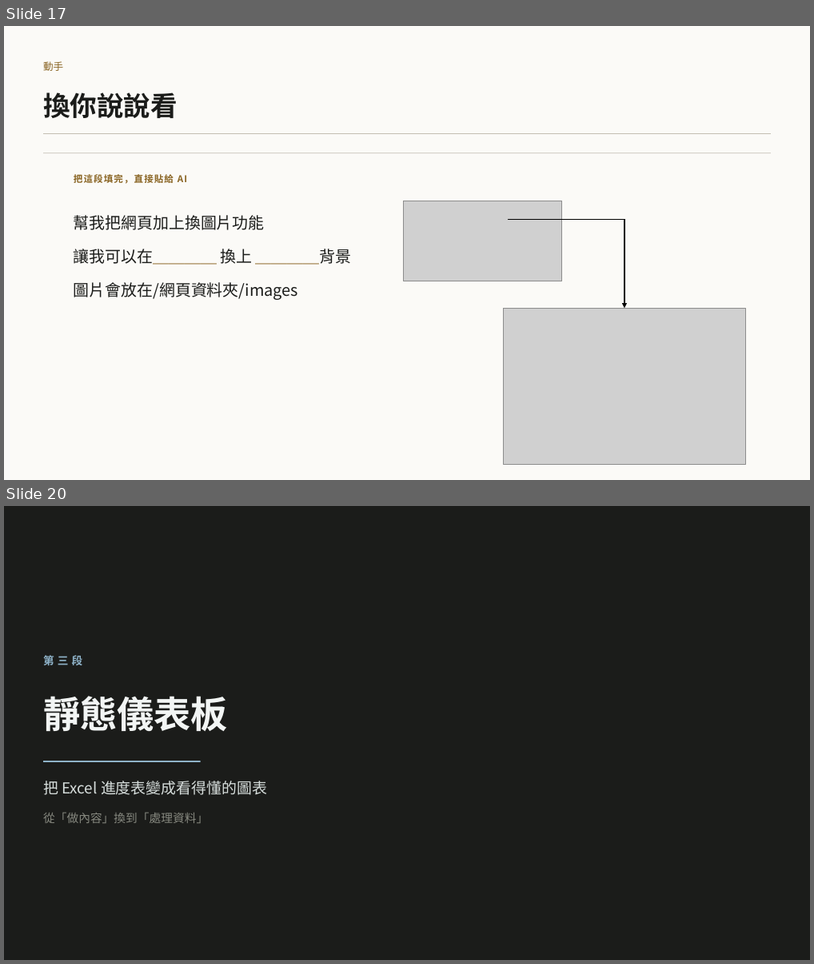
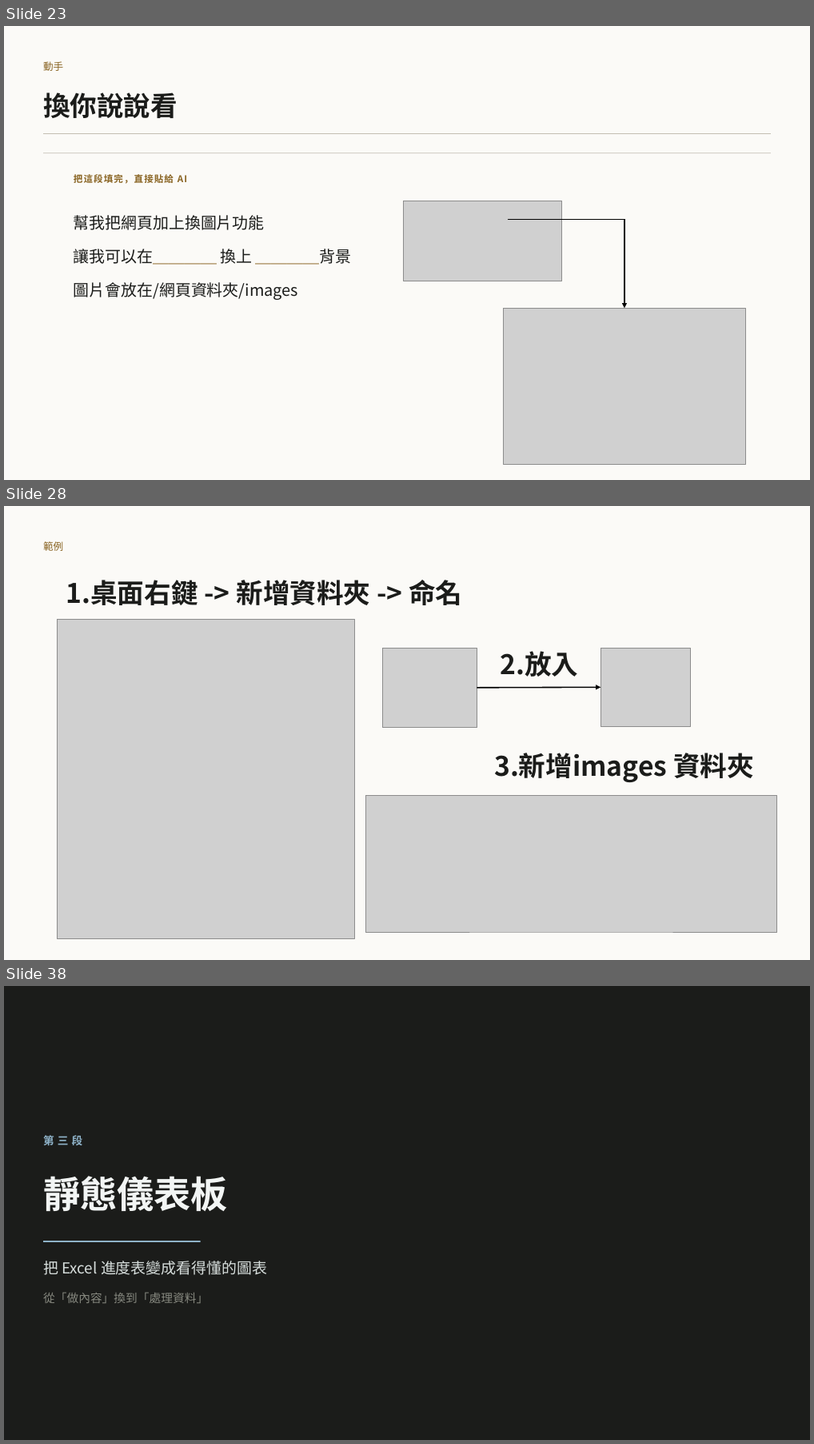
Before and after one commit to b39070566/architectureAiClass, a slide deck: slides/vibe-coding-workshop.pptx. Shown one above the other, each under a label of ours: slides 17 and 20 before the commit, slides 23, 28 and 38 after it; the slides between them are not shown. The pictures are 814x964 and 814x1444 pixels, drawn with LibreOffice and Linux fonts; fonts in the diff are those of the drawing; grey boxes stand for pictures. Boxes give left, top, right and bottom in pixels: in the first picture for what was removed or moved away, otherwise in the second. Text is boxed around its words. In the diff, an @@ line names an element or a change of style, - is before the commit and + after.

```diff
--- a/slides/vibe-coding-workshop.pptx
+++ b/slides/vibe-coding-workshop.pptx
@@ slide 28 added at <box>4,506,810,960</box>, background #FBFAF7 @@
@@ text added at <box>43,541,63,551</box>, 12 pt, text #8A6524 @@
+範例
@@ text added at <box>66,580,462,605</box>, 32 pt, text #1B1C1A, bold @@
+1.桌面右鍵 -> 新增資料夾 -> 命名
@@ picture added at <box>58,620,355,939</box> @@
@@ picture added at <box>382,648,477,727</box> @@
@@ picture added at <box>601,648,690,726</box> @@
@@ text added at <box>501,651,579,676</box>, 32 pt, text #1B1C1A, bold @@
+2.放入
@@ arrow added from (477, 688) to (601, 687), #000000 1.5 pt @@
@@ text added at <box>494,752,754,782</box>, 32 pt, text #1B1C1A, bold @@
+3.新增images 資料夾
@@ picture added at <box>366,795,777,932</box> @@
@@ what was slide 17 is now slide 23 @@
@@ what was slide 20 is now slide 38 @@
```
Also in this commit, not shown: 10 slides changed, 25 other slides added, 18 other files.
